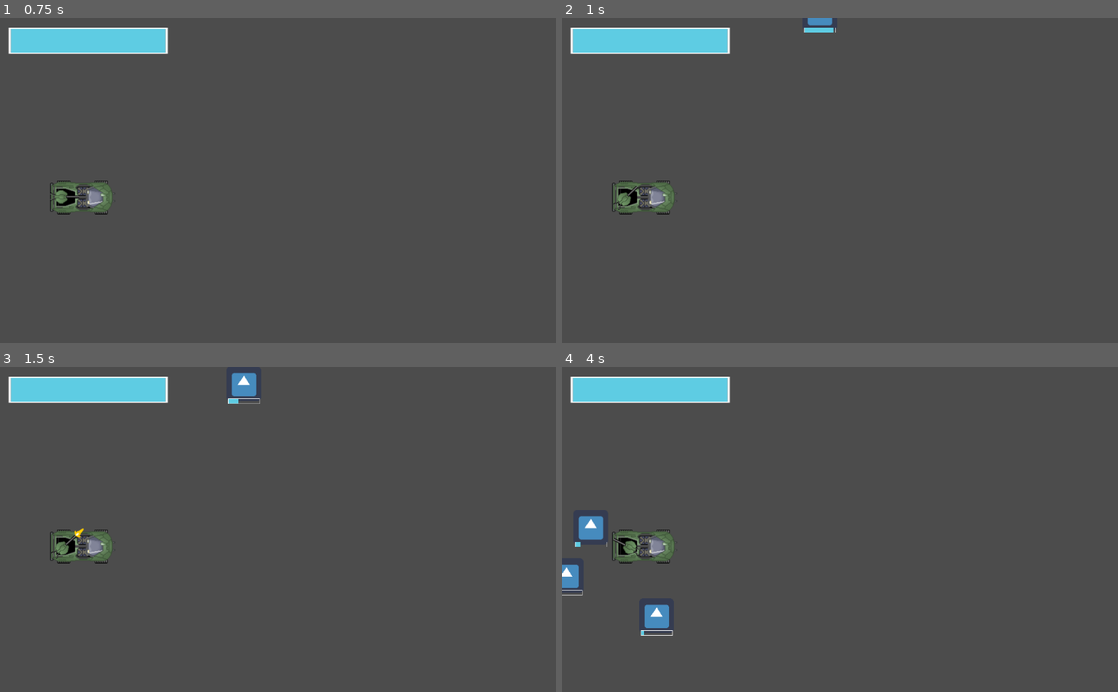
Above: before the commit, frames 1-4 (two rows, left to right).
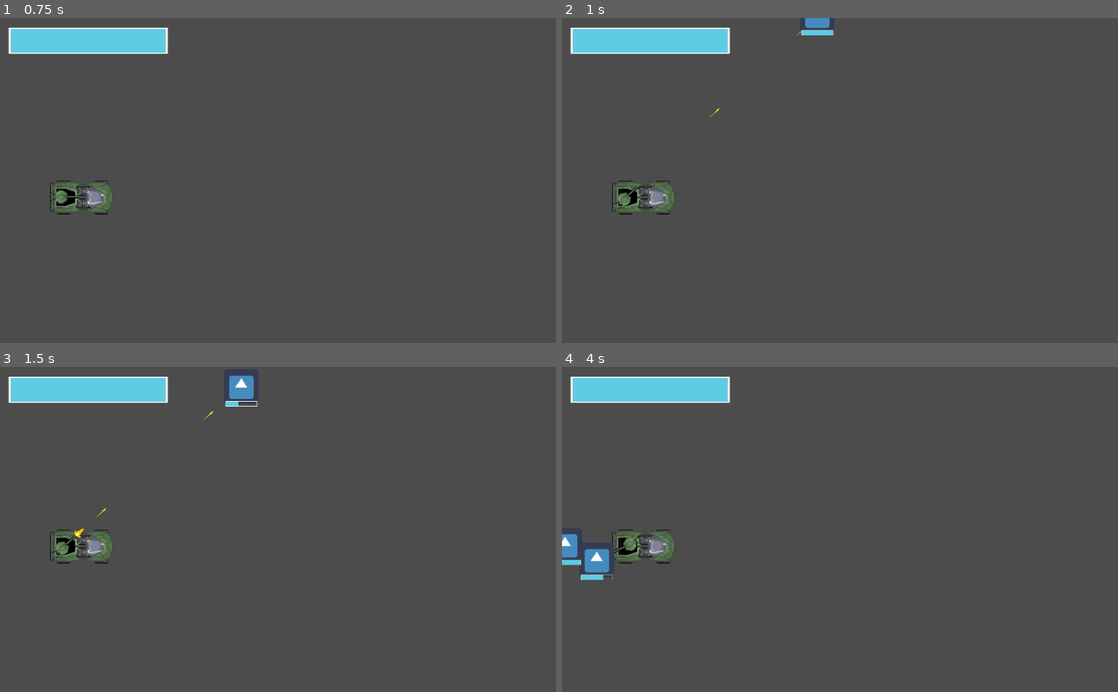
Above: after the commit, the same moments.

Repository: schneediener/Warthog
Game: Godot game, scene res://Node2D.tscn
Two runs of this game, one before a commit and one after it. Both use one fixed random seed, a clock stepped at 60 frames per second and the inputs below. The engine's default icon, where the game draws it, is replaced by a stand-in: a white triangle on a blue panel in a dark square.
Inputs (mouse positions are in pixels of both pictures, inside the frame that each line leads up to):
- Up to frame 1 (0.75 s): tap Enter (ui_accept) at 0.5 s; move the mouse to (400, 164) at 0.52 s; hold D (steer_right) from 0.53 s (still down); click (400, 164) at 0.67 s
- Up to frame 2 (1 s): keep holding D (steer_right); tap Enter (ui_accept) at 0.77 s
- Up to frame 3 (1.5 s): release D (steer_right) at 1.25 s; drag from (166, 545) to (250, 373) at 1.27 s
- Up to frame 4 (4 s): move the mouse to (895, 458) at 2.02 s; hold D (steer_right) 2.03-2.75 s; drag from (812, 594) to (662, 545) at 2.77 s; move the mouse to (1006, 578) at 3.52 s; hold A (steer_left) from 3.53 s (still down); tap Enter (ui_accept) at 3.77 s

Frame 1 is identical in both runs. In frame 2, 0.2% of the frame differs, in the area x 26-50%, y 0-31%; in frame 3, 0.3%; in frame 4, 1.7%, in the area x 0-20%, y 45-83%.

Commit message:
better collisions and bullets

Diff:
--- a/bullet.gd
+++ b/bullet.gd
@@ -34,7 +34,7 @@
 			target_velocity = target_velocity.move_toward(direction * speed, speed * 100)
 			velocity = move_and_slide(target_velocity)
 			var distance = global_position.distance_to(target_position)
-			if distance <= 20:
+			if distance <= 30:
 				queue_free()
 		else:
 			free()
--- a/bullet.tscn
+++ b/bullet.tscn
@@ -17,5 +17,5 @@
 shape = SubResource( 1 )
 
 [node name="Sprite" type="Sprite" parent="."]
-visible = false
+scale = Vector2( 1, 0.15 )
 texture = ExtResource( 2 )
--- a/enemy.tscn
+++ b/enemy.tscn
@@ -6,10 +6,10 @@
 [ext_resource path="res://enemy_health_over_texture.png" type="Texture" id=4]
 
 [sub_resource type="CircleShape2D" id=3]
-radius = 41.0488
+radius = 31.0
 
 [sub_resource type="RectangleShape2D" id=2]
-extents = Vector2( 34, 34 )
+extents = Vector2( 34, 36 )
 
 [node name="KinematicBody2D2" type="KinematicBody2D"]
 collision_mask = 5
--- a/warthog.gd
+++ b/warthog.gd
@@ -86,5 +86,7 @@
 
 func _on_bumper_body_entered(body):
 	if body.type=="enemy":
-		if speed >= 250:
-			body.take_damage(speed/10)
+			if speed/10>10:
+				body.take_damage(speed/10)
+			else:
+				body.take_damage(10)
